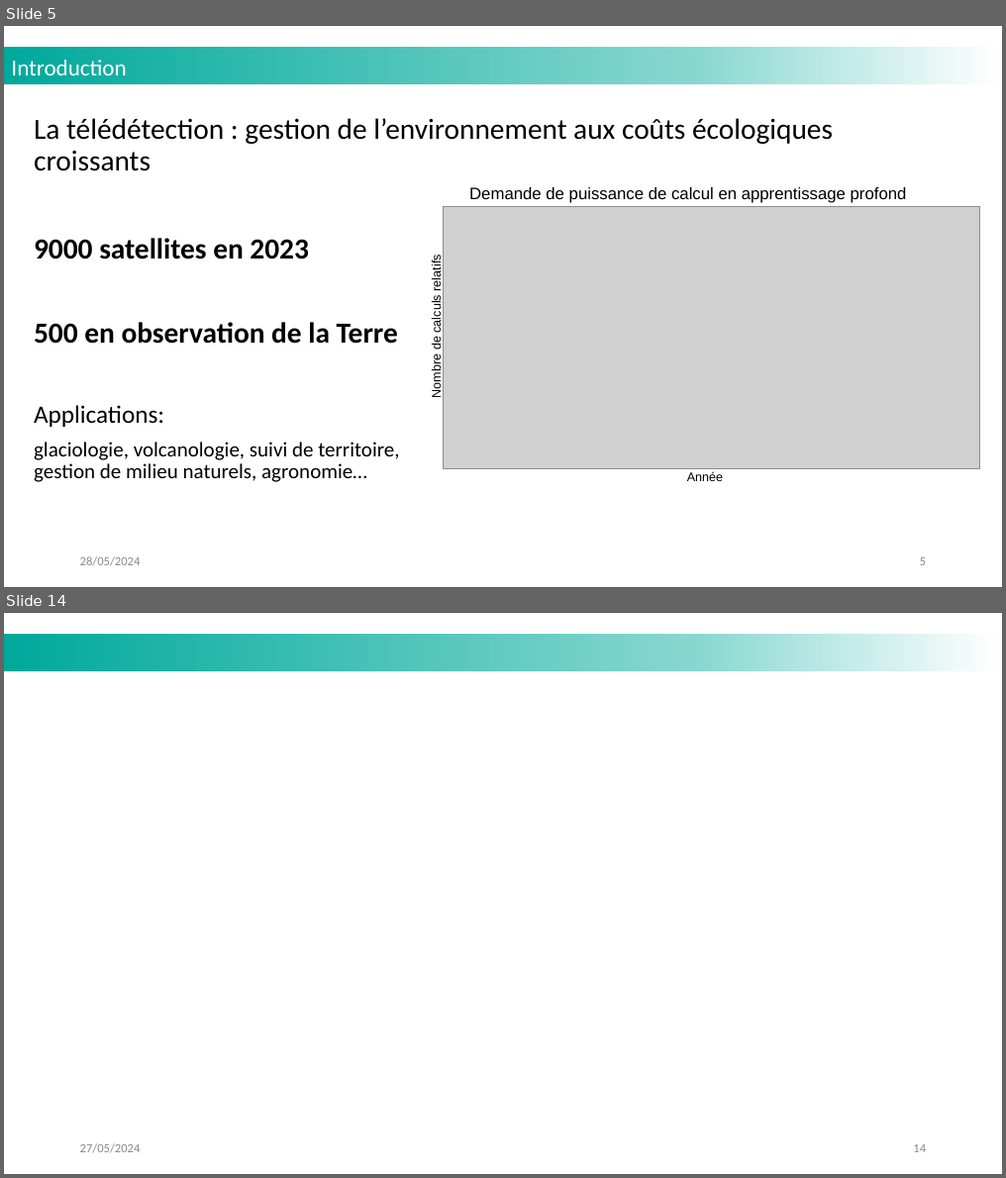
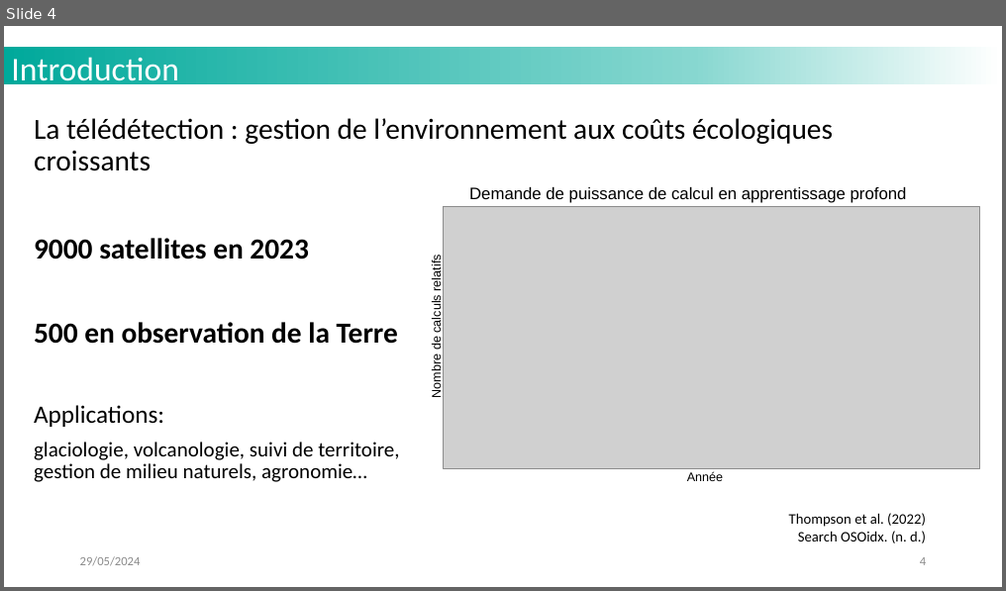
Before and after one commit to MattVerlynde/cahier-labo-stage, a slide deck: static/files_presentation/slides_presentation_stage_LISTIC_MVerlynde_2024.pptx. Shown one above the other, each under a label of ours: slides 5 and 14 before the commit, slide 4 after it; the slides between them are not shown. The pictures are 1006x1178 and 1006x591 pixels, drawn with LibreOffice and Linux fonts; fonts in the diff are those of the drawing; grey boxes stand for pictures; background and template pictures are left out. Boxes give left, top, right and bottom in pixels: in the first picture for what was removed or moved away, otherwise in the second. Text is boxed around its words. In the diff, an @@ line names an element or a change of style, - is before the commit and + after.

```diff
--- a/static/files_presentation/slides_presentation_stage_LISTIC_MVerlynde_2024.pptx
+++ b/static/files_presentation/slides_presentation_stage_LISTIC_MVerlynde_2024.pptx
@@ slide 14 removed at bbox=[4, 613, 1002, 1174], background #FFFFFF; not listed: 1 template element that a slide beside it also shows @@
@@ text removed at bbox=[80, 1144, 141, 1154] @@
-27/05/2024
@@ page number removed at bbox=[913, 1145, 926, 1153] @@
-14
@@ what was slide 5 is now slide 4 @@
@@ slide 4 changed as well @@
@@ text "Introduction" at bbox=[11, 57, 178, 88]: size 22 to 32 pt @@
@@ text added at bbox=[789, 513, 926, 544], 14 pt, text #000000 @@
+Thompson et al. (2022)
+Search OSOidx. (n. d.)
@@ page number at bbox=[920, 558, 926, 566]: text changed @@
-5
+4
```
Also in this commit, not shown: 10 other slides changed, 7 slides added, 4 other slides removed, 2 other files.
